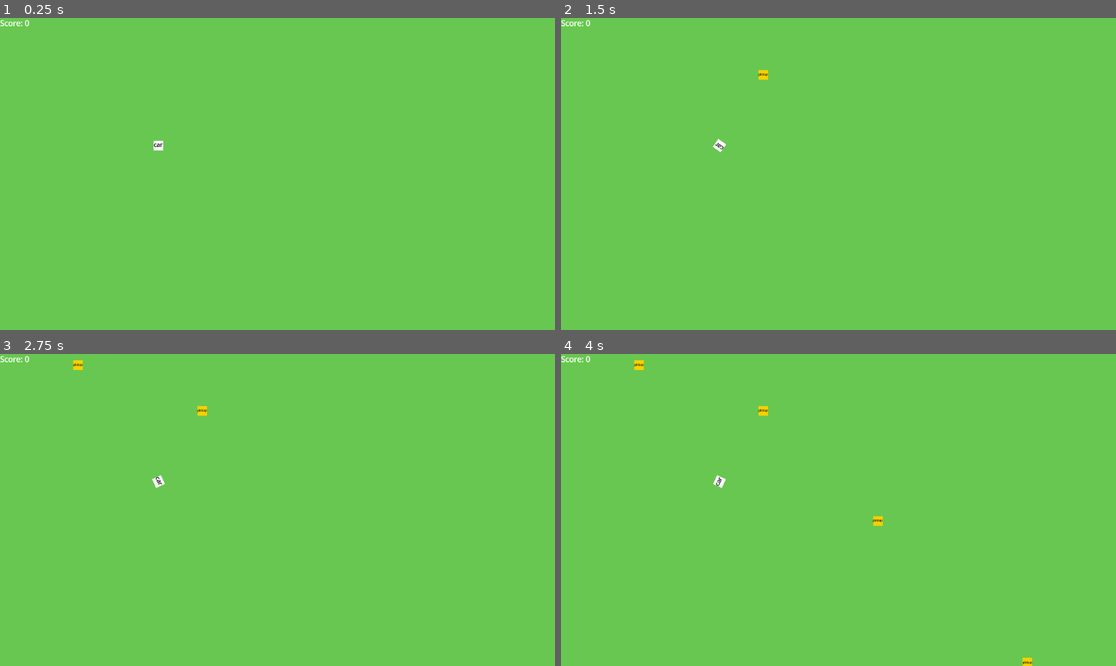
Above: before the commit, frames 1-4 (two rows, left to right).
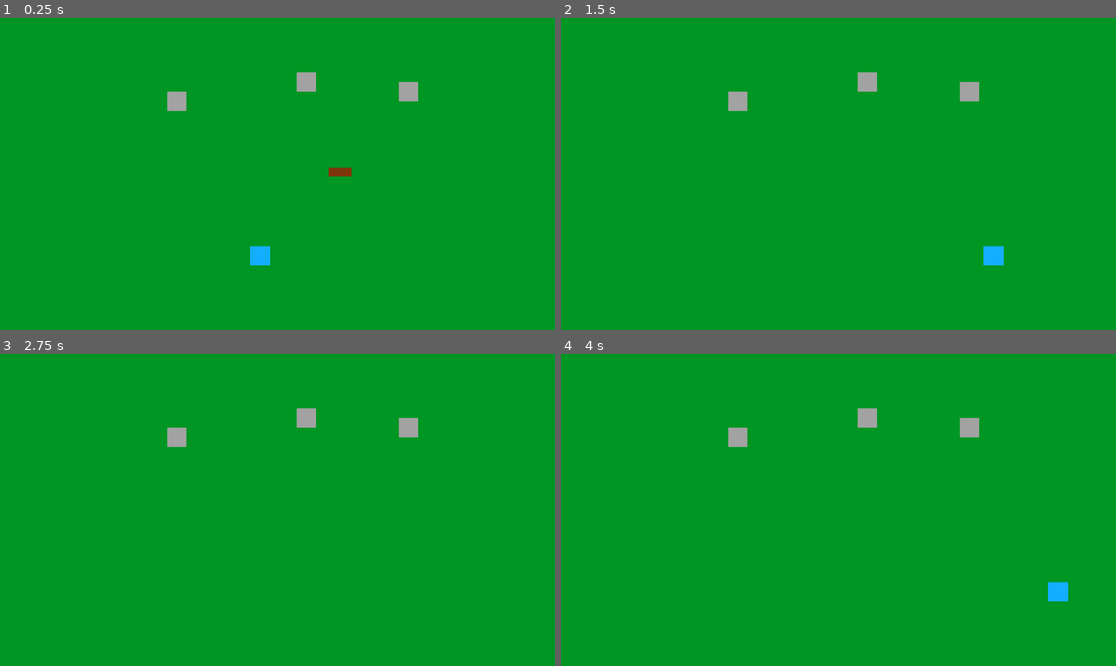
Above: after the commit, the same moments.

Repository: hpi-swa-lab/godot-pronto
Game: Godot game, scene res://examples/magnet_2/magnet_example.tscn
Two runs of this game, one before a commit and one after it. Both use one fixed random seed, a clock stepped at 60 frames per second and the inputs below. Before the commit the project starts from res://examples/car_example/car_example.tscn.
Inputs (mouse positions are in pixels of both pictures, inside the frame that each line leads up to):
- Up to frame 1 (0.25 s): no input
- Up to frame 2 (1.5 s): tap Enter at 0.5, 0.6 s; move the mouse to (960, 158) at 0.52 s; hold Right (ui_right) 0.53-1.25 s; click (960, 158) at 0.67 s; drag from (727, 189) to (760, 74) at 1.27 s
- Up to frame 3 (2.75 s): tap Space at 2 s; move the mouse to (333, 441) at 2.02 s; hold Right (ui_right) from 2.03 s (still down); tap Enter at 2.1 s; click (333, 441) at 2.17 s
- Up to frame 4 (4 s): release Right (ui_right) at 2.75 s; drag from (810, 572) to (760, 410) at 2.77 s; tap Enter at 3.5, 3.6 s; move the mouse to (1005, 556) at 3.52 s; hold Left (ui_left) from 3.53 s (still down); click (1005, 556) at 3.67 s

The runs differ from the first frame. In frame 1, 100% of the frame differs, in the area x 0-100%, y 0-100%; in frame 2, 100%; in frame 3, 100%; in frame 4, 100%.

Commit message:
prepared seminar intro

Diff:
--- a/examples/magnet_2/magnet_example.tscn
+++ b/examples/magnet_2/magnet_example.tscn
@@ -1,19 +1,98 @@
-[gd_scene load_steps=5 format=3 uid="uid://b3detbvb6hss4"]
+[gd_scene load_steps=15 format=3 uid="uid://b3detbvb6hss4"]
 
-[ext_resource type="Script" path="res://examples/magnet_2/player.gd" id="1_2edeb"]
 [ext_resource type="PackedScene" uid="uid://ct11bj80ej44o" path="res://examples/magnet_2/metal.tscn" id="1_b5ixk"]
+[ext_resource type="Script" path="res://addons/pronto/behaviors/Controls.gd" id="1_jnbkj"]
+[ext_resource type="Script" path="res://addons/pronto/behaviors/Move.gd" id="2_7lw5y"]
+[ext_resource type="Script" path="res://addons/pronto/helpers/Connection.gd" id="2_h2j48"]
+[ext_resource type="Script" path="res://addons/pronto/behaviors/Always.gd" id="4_nyax3"]
+[ext_resource type="Script" path="res://addons/pronto/behaviors/Placeholder.gd" id="6_d0ant"]
+[ext_resource type="Script" path="res://addons/pronto/behaviors/Collision.gd" id="7_erlvi"]
+[ext_resource type="Script" path="res://addons/pronto/behaviors/Clock.gd" id="8_btbvf"]
+
+[sub_resource type="Resource" id="Resource_7fqgf"]
+script = ExtResource("2_h2j48")
+signal_name = "always"
+to = NodePath("../Move")
+invoke = "move_right"
+arguments = []
+only_if = "true"
+expression = ""
+
+[sub_resource type="Resource" id="Resource_8gcgr"]
+script = ExtResource("2_h2j48")
+signal_name = "collided"
+to = NodePath("..")
+invoke = "queue_free"
+arguments = []
+only_if = "true"
+expression = ""
+
+[sub_resource type="Resource" id="Resource_vj705"]
+script = ExtResource("2_h2j48")
+signal_name = "collided"
+to = NodePath("")
+invoke = ""
+arguments = []
+only_if = "true"
+expression = "for n in from.get_tree().get_nodes_in_group(\"metal\"):
+	n.get_node(\"State\").put(\"attached\", false)
+other.get_node(\"State\").put(\"attached\", true)"
+
+[sub_resource type="Resource" id="Resource_mq5k1"]
+script = ExtResource("2_h2j48")
+signal_name = "elapsed"
+to = NodePath("..")
+invoke = "queue_free"
+arguments = []
+only_if = "true"
+expression = ""
 
 [sub_resource type="RectangleShape2D" id="RectangleShape2D_ror2a"]
 size = Vector2(42, 40)
 
-[sub_resource type="RectangleShape2D" id="RectangleShape2D_x2k5h"]
-size = Vector2(40, 14)
+[sub_resource type="Resource" id="Resource_k1dey"]
+script = ExtResource("2_h2j48")
+signal_name = "direction"
+to = NodePath("../Move")
+invoke = "move_direction"
+arguments = ["dir"]
+only_if = "true"
+expression = ""
 
 [node name="Node2D" type="Node2D"]
 
+[node name="magnet" type="Area2D" parent="."]
+position = Vector2(581, 320)
+
+[node name="Placeholder" type="Node2D" parent="magnet"]
+script = ExtResource("6_d0ant")
+color = Color(0.494118, 0.207843, 0.0352941, 1)
+placeholder_size = Vector2(48, 18)
+
+[node name="Move" type="Node2D" parent="magnet"]
+position = Vector2(129, 52)
+script = ExtResource("2_7lw5y")
+rotated = true
+
+[node name="Always" type="Node2D" parent="magnet"]
+position = Vector2(6, 51)
+script = ExtResource("4_nyax3")
+metadata/pronto_connections = [SubResource("Resource_7fqgf")]
+
+[node name="Collision" type="Node2D" parent="magnet"]
+position = Vector2(113, -63)
+script = ExtResource("7_erlvi")
+limit_to_group = "metal"
+metadata/pronto_connections = [SubResource("Resource_8gcgr"), SubResource("Resource_vj705")]
+
+[node name="Clock" type="Node2D" parent="magnet"]
+position = Vector2(119, 0)
+script = ExtResource("8_btbvf")
+one_shot = true
+metadata/pronto_connections = [SubResource("Resource_mq5k1")]
+
 [node name="player" type="Area2D" parent="."]
 position = Vector2(540, 494)
-script = ExtResource("1_2edeb")
 
 [node name="CollisionShape2D" type="CollisionShape2D" parent="player"]
 shape = SubResource("RectangleShape2D_ror2a")
@@ -25,24 +104,20 @@
 offset_bottom = 20.0
 color = Color(0.0745098, 0.682353, 1, 1)
 
-[node name="magnet" type="Area2D" parent="."]
-position = Vector2(636, 442)
+[node name="Controls" type="Node2D" parent="player"]
+position = Vector2(-44, 49)
+script = ExtResource("1_jnbkj")
+metadata/pronto_connections = [SubResource("Resource_k1dey")]
 
-[node name="CollisionShape2D" type="CollisionShape2D" parent="magnet"]
-shape = SubResource("RectangleShape2D_x2k5h")
-
-[node name="ColorRect" type="ColorRect" parent="magnet"]
-offset_left = -20.0
-offset_top = -7.0
-offset_right = 20.0
-offset_bottom = 7.0
-color = Color(0.647059, 0.172549, 0.0627451, 1)
+[node name="Move" type="Node2D" parent="player"]
+position = Vector2(45, 50)
+script = ExtResource("2_7lw5y")
 
 [node name="metal" parent="." instance=ExtResource("1_b5ixk")]
-position = Vector2(328, 196)
+position = Vector2(367, 172)
 
 [node name="metal2" parent="." instance=ExtResource("1_b5ixk")]
-position = Vector2(539, 157)
+position = Vector2(636, 132)
 
 [node name="metal3" parent="." instance=ExtResource("1_b5ixk")]
-position = Vector2(698, 200)
+position = Vector2(848, 152)
--- a/examples/magnet_2/metal.tscn
+++ b/examples/magnet_2/metal.tscn
@@ -1,7 +1,24 @@
-[gd_scene load_steps=2 format=3 uid="uid://ct11bj80ej44o"]
+[gd_scene load_steps=7 format=3 uid="uid://ct11bj80ej44o"]
+
+[ext_resource type="Script" path="res://addons/pronto/behaviors/State.gd" id="1_k0ano"]
+[ext_resource type="Script" path="res://addons/pronto/behaviors/Always.gd" id="2_x06ir"]
+[ext_resource type="Script" path="res://addons/pronto/helpers/Connection.gd" id="3_y4wj2"]
+[ext_resource type="Script" path="res://addons/pronto/behaviors/Value.gd" id="5_b0xtj"]
 
 [sub_resource type="RectangleShape2D" id="RectangleShape2D_h0jnf"]
 size = Vector2(40, 40)
+
+[sub_resource type="Resource" id="Resource_vpmvy"]
+script = ExtResource("3_y4wj2")
+signal_name = "always"
+to = NodePath("")
+invoke = ""
+arguments = []
+only_if = "from.get_parent().get_node(\"State\").get_meta(\"attached\")"
+expression = "from.get_parent().global_position = lerp(
+	from.get_parent().global_position,
+	Utils.mouse_position(),
+	delta * G.at(\"LerpSpeed\"))"
 
 [node name="metal" type="Area2D" groups=["metal"]]
 
@@ -15,3 +32,18 @@
 offset_right = 20.0
 offset_bottom = 21.0
 color = Color(0.635294, 0.635294, 0.635294, 1)
+
+[node name="State" type="Node2D" parent="."]
+position = Vector2(-30, 45)
+script = ExtResource("1_k0ano")
+metadata/attached = false
+
+[node name="Always" type="Node2D" parent="."]
+position = Vector2(70, -32)
+script = ExtResource("2_x06ir")
+metadata/pronto_connections = [SubResource("Resource_vpmvy")]
+
+[node name="LerpSpeed" type="Node2D" parent="."]
+position = Vector2(9, 46)
+script = ExtResource("5_b0xtj")
+value = 0.821127
--- a/project.godot
+++ b/project.godot
@@ -11,7 +11,7 @@
 [application]
 
 config/name="pronto"
-run/main_scene="res://examples/car_example/car_example.tscn"
+run/main_scene="res://examples/magnet_2/magnet_example.tscn"
 config/features=PackedStringArray("4.0", "Forward Plus")
 config/icon="res://icon.svg"
 
@@ -30,4 +30,4 @@
 
 [rendering]
 
-environment/defaults/default_clear_color=Color(0.406487, 0.781576, 0.313735, 1)
+environment/defaults/default_clear_color=Color(0, 0.588235, 0.137255, 1)
